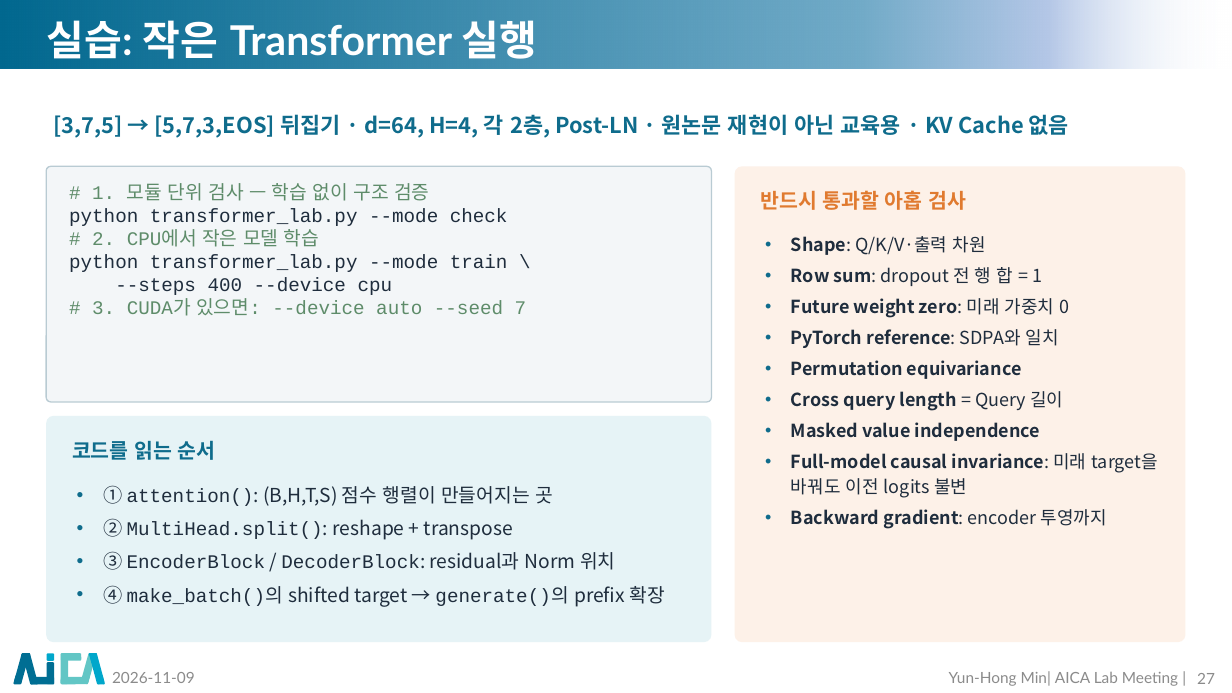
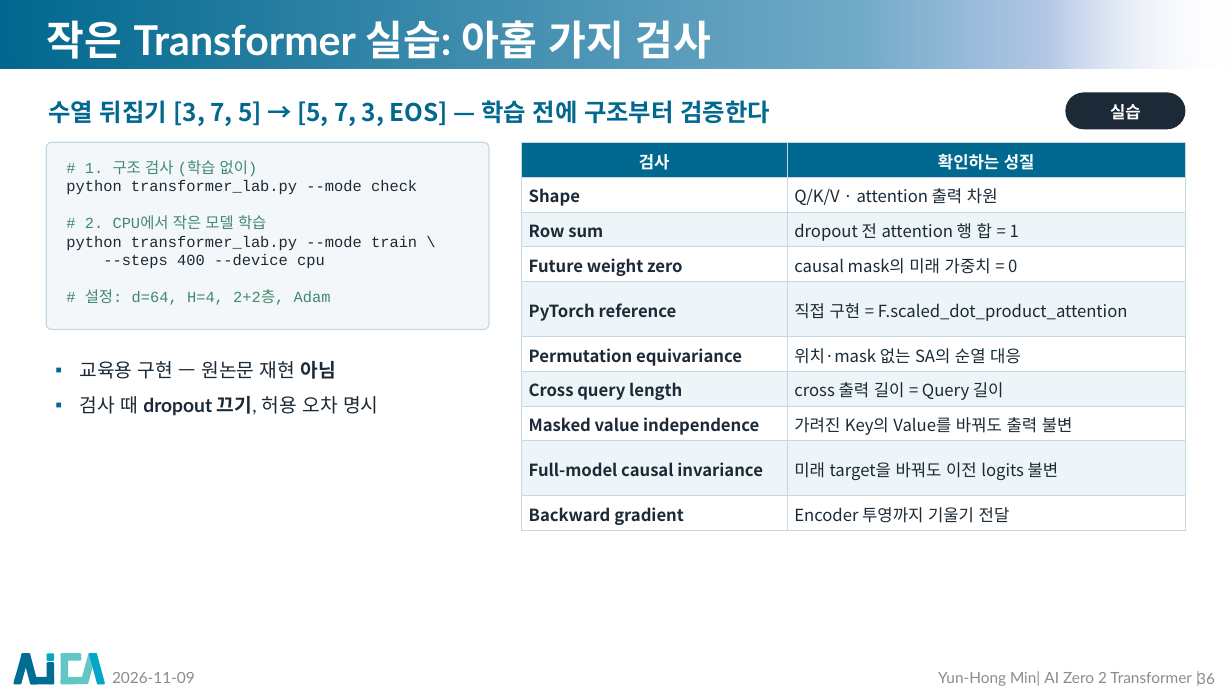
Before and after one commit to myunhh/AI-Zero-2-Transformers, a slide deck: slide 36 of lectures/week06_transformer_complete.pptx (slide 27 before the commit). Drawn at 1232x693 pixels with LibreOffice and Linux fonts; fonts in the diff are those of the drawing; background and template pictures are left out. Boxes give left, top, right and bottom in pixels: in the first picture for what was removed or moved away, otherwise in the second. Text is boxed around its words. In the diff, an @@ line names an element or a change of style, - is before the commit and + after.

```diff
--- a/lectures/week06_transformer_complete.pptx
+++ b/lectures/week06_transformer_complete.pptx
@@ title at (46, 20, 712, 59): text changed @@
-실습: 작은 Transformer 실행
+작은 Transformer 실습: 아홉 가지 검사
@@ text at (48, 100, 771, 126): text changed; size 17 to 19 pt; text colour #0F6C8C to #01688F @@
-[3,7,5] → [5,7,3,EOS] 뒤집기 · d=64, H=4, 각 2층, Post-LN · 원논문 재현이 아닌 교육용 · KV Cache 없음
+수열 뒤집기 [3, 7, 5] → [5, 7, 3, EOS] — 학습 전에 구조부터 검증한다
@@ rounded rectangle added at (1066, 92, 1186, 129), fill #1B2A36, 13 pt, text #FFFFFF, bold @@
+실습
@@ rounded rectangle added at (46, 142, 489, 330), fill #F4F7F9, outline #C5D9E4 1 pt @@
@@ table added at (521, 142, 1186, 531), 10 rows, 2 columns @@
+검사 | 확인하는 성질
+Shape | Q/K/V · attention 출력 차원
+Row sum | dropout 전 attention 행 합 = 1
+Future weight zero | causal mask의 미래 가중치 = 0
+PyTorch reference | 직접 구현 = F.scaled_dot_product_attention
+Permutation equivariance | 위치·mask 없는 SA의 순열 대응
+Cross query length | cross 출력 길이 = Query 길이
+Masked value independence | 가려진 Key의 Value를 바꿔도 출력 불변
+Full-model causal invariance | 미래 target을 바꿔도 이전 logits 불변
+Backward gradient | Encoder 투영까지 기울기 전달
@@ rounded rectangle removed at (46, 166, 712, 402) @@
@@ text "# 1. 구조 검사 (학습 ...": place and size @@
-text "# 1. 구조 검사 (학습 ..." at (69, 183, 527, 316)
+text "# 1. 구조 검사 (학습 ..." at (66, 160, 417, 305)
@@ text at (85, 160, 258, 176): text changed; size 15 to 12 pt; text colour #5E8C6A to #3F8A6E @@
-# 1. 모듈 단위 검사 — 학습 없이 구조 검증
+# 1. 구조 검사 (학습 없이)
@@ rounded rectangle removed at (735, 166, 1186, 642) @@
@@ text at (66, 180, 417, 269): size 15 to 12 pt in "python transformer_lab.py --mode check", "# 2. CPU에서 작은 모델 학습", "python transformer_lab.py --mode train \", "--steps 400 --device cpu"; text colour #1F2D3D to #1B2A36 in "python transformer_lab.py --mode check", "python transformer_lab.py --mode train \", "--steps 400 --device cpu"; text colour #5E8C6A to #3F8A6E in "# 2. CPU에서 작은 모델 학습" @@
@@ text removed at (760, 190, 966, 210) @@
-반드시 통과할 아홉 검사
@@ text removed at (791, 236, 1158, 529) @@
-• Shape: Q/K/V·출력 차원
-• Row sum: dropout 전 행 합 = 1
-• Future weight zero: 미래 가중치 0
-• PyTorch reference: SDPA와 일치
-• Permutation equivariance
-• Cross query length = Query 길이
-• Masked value independence
-• Full-model causal invariance: 미래 target을 바꿔도 이전 logits 불변
-• Backward gradient: encoder 투영까지
@@ text at (85, 289, 331, 305): text changed; size 15 to 12 pt; text colour #5E8C6A to #3F8A6E @@
-# 3. CUDA가 있으면: --device auto --seed 7
+# 설정: d=64, H=4, 2+2층, Adam
@@ text added at (79, 361, 378, 416), 15 pt, text #1B2A36 @@
+▪ 교육용 구현 — 원논문 재현 아님
+▪ 검사 때 dropout 끄기, 허용 오차 명시
@@ rounded rectangle removed at (46, 416, 712, 642) @@
@@ text removed at (72, 440, 216, 460) @@
-코드를 읽는 순서
@@ text removed at (103, 485, 664, 607) @@
-• ① attention(): (B,H,T,S) 점수 행렬이 만들어지는 곳
-• ② MultiHead.split(): reshape + transpose
-• ③ EncoderBlock / DecoderBlock: residual과 Norm 위치
-• ④ make_batch()의 shifted target → generate()의 prefix 확장
@@ text at (938, 671, 1192, 686): text changed @@
-Yun-Hong Min| AICA Lab Meeting |
+Yun-Hong Min| AI Zero 2 Transformer |
@@ page number at (1197, 671, 1215, 686): text changed @@
-27
+36
```
Also in this commit, not shown: 17 other slides changed, 34 slides added, 25 slides removed, 21 other files.
